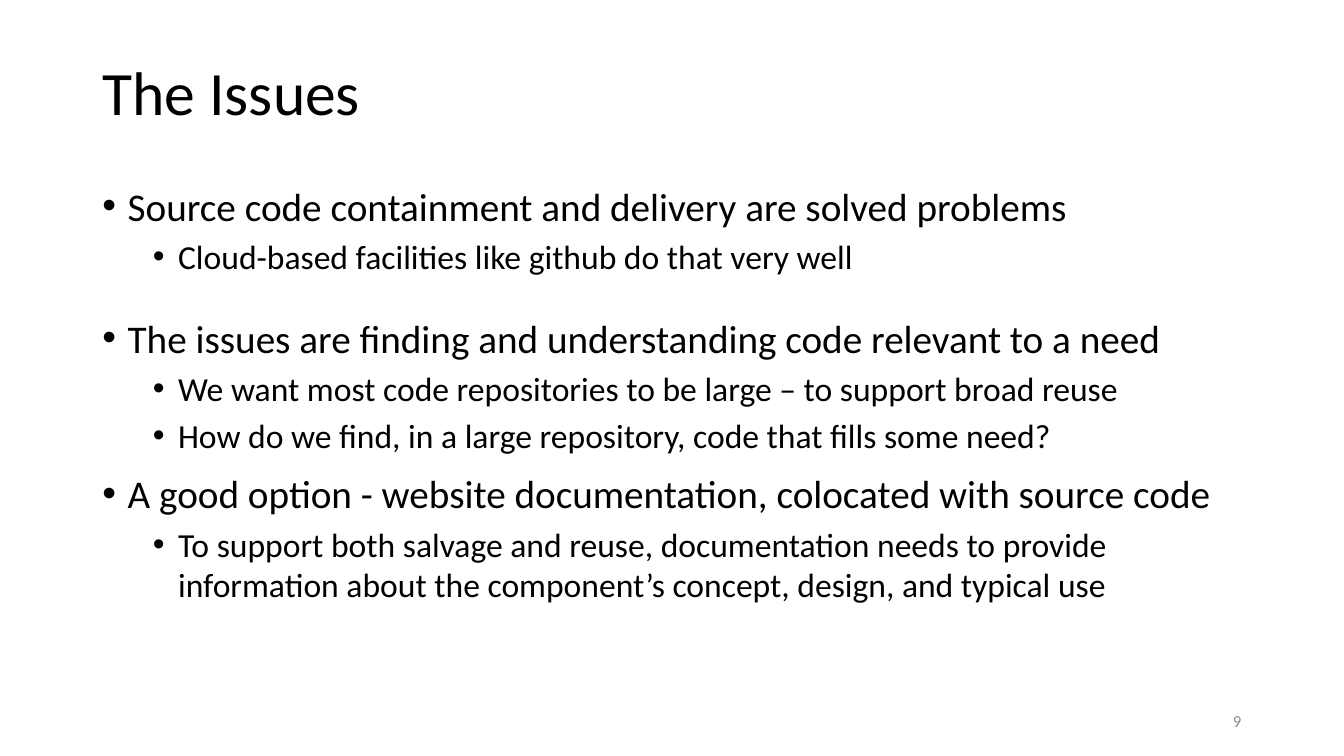
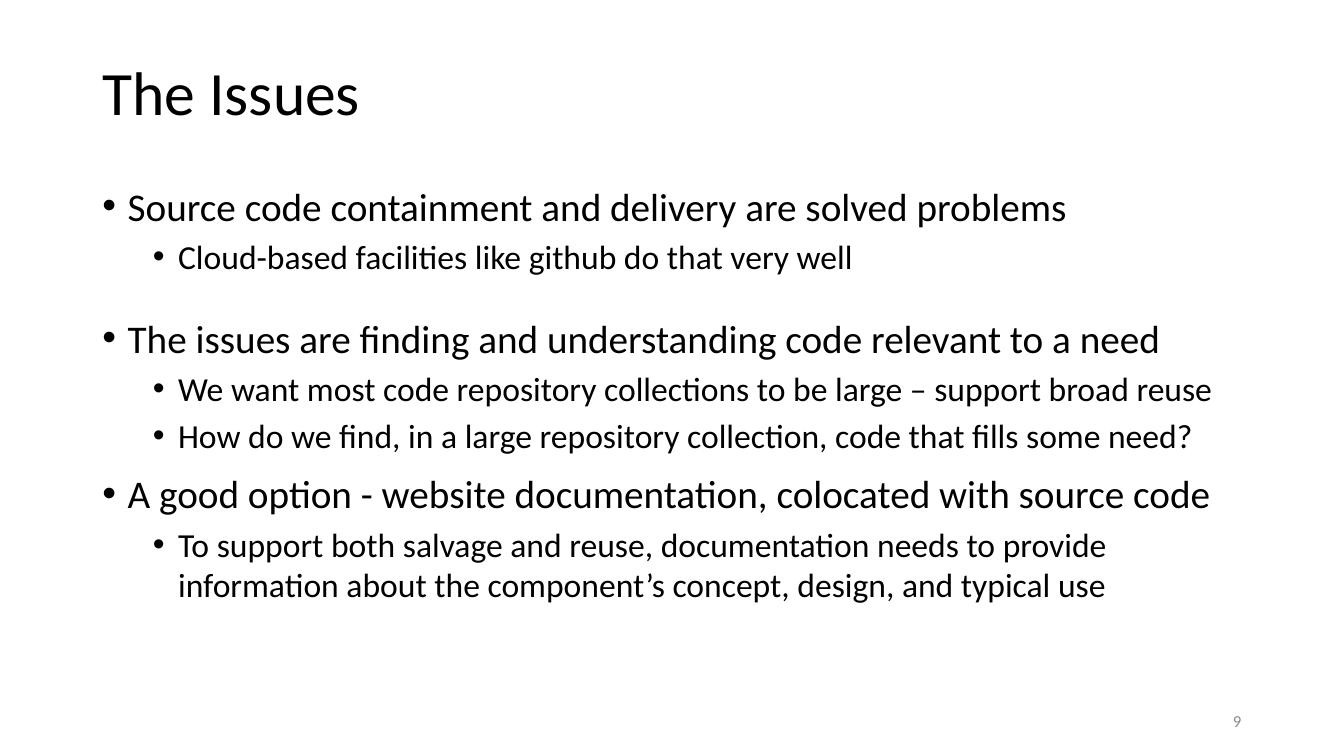
Before and after one commit to JimFawcett/JimFawcett.github.io, a slide deck: slide 9 of Resources/PublishingSourceCode.pptx. Drawn at 1344x756 pixels with LibreOffice and Linux fonts; fonts in the diff are those of the drawing. Boxes give left, top, right and bottom in pixels: in the first picture for what was removed or moved away, otherwise in the second. Text is boxed around its words. In the diff, an @@ line names an element or a change of style, - is before the commit and + after.

```diff
--- a/Resources/PublishingSourceCode.pptx
+++ b/Resources/PublishingSourceCode.pptx
@@ text at [178,377,1212,454]: text changed @@
-  • We want most code repositories to be large – to support broad reuse
-  • How do we find, in a large repository, code that fills some need?
+  • We want most code repository collections to be large – support broad reuse
+  • How do we find, in a large repository collection, code that fills some need?
```
Also in this commit, not shown: 1 slide added, 1 other file.
